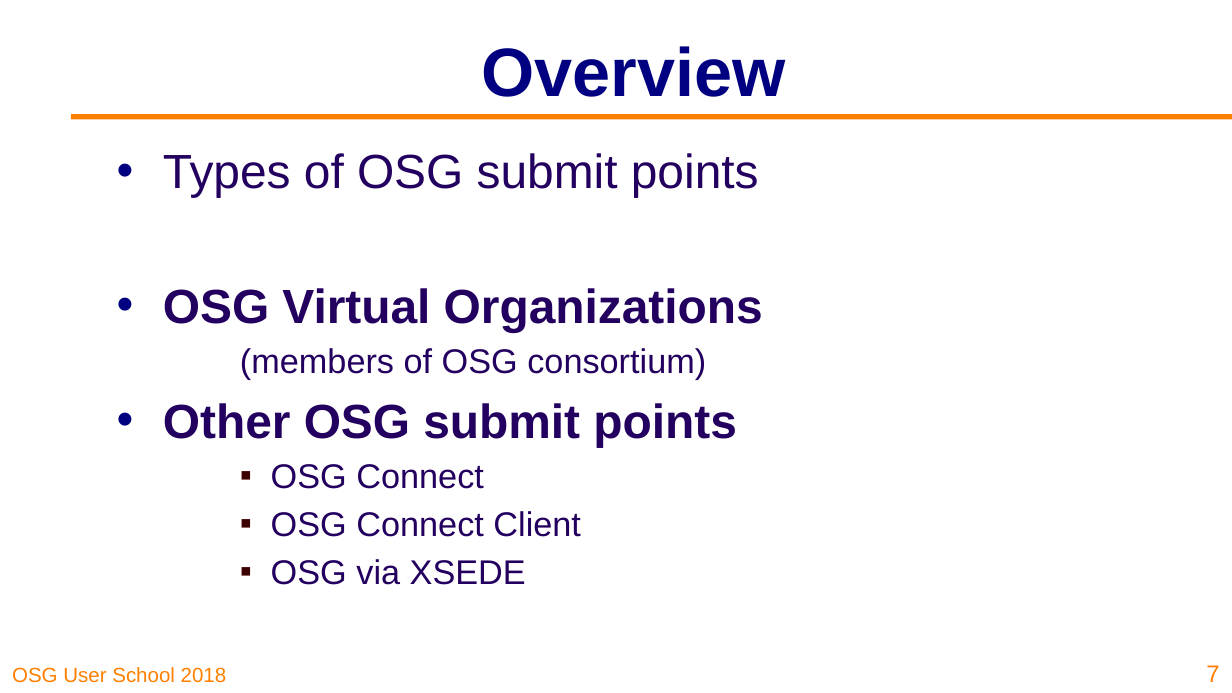
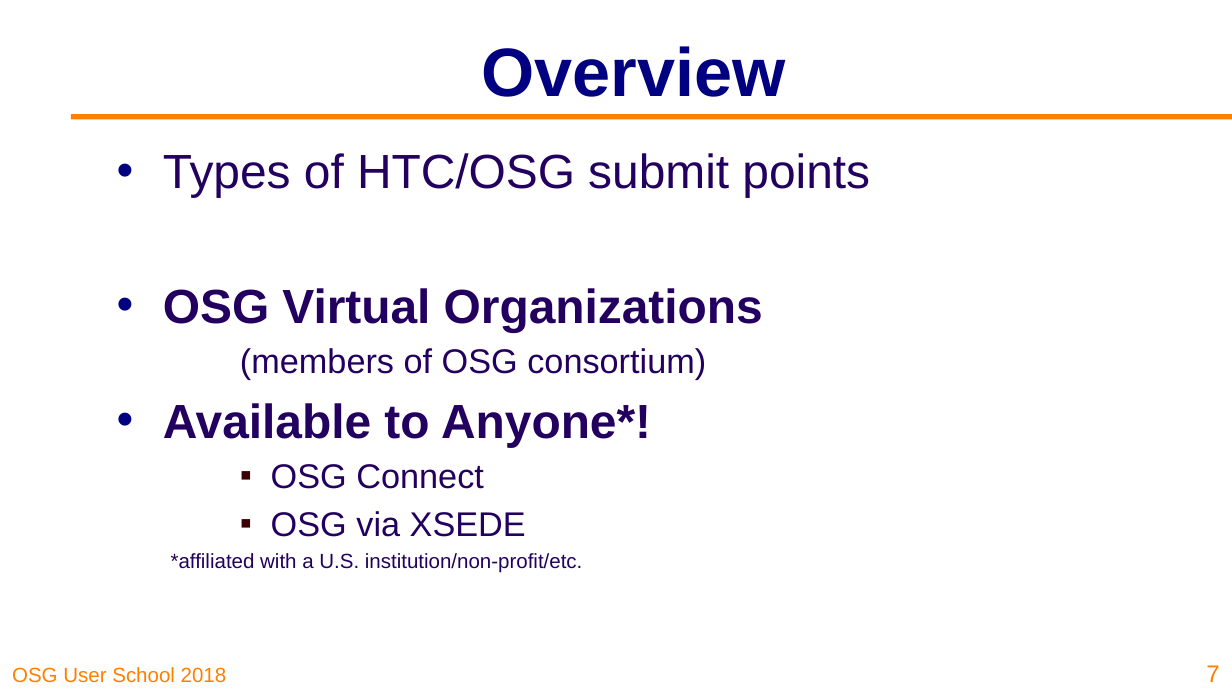
Before and after one commit to osg-htc/user-school-2018, a slide deck: slide 7 of docs/materials/day2/files/osgus18-day2-part5-ways-to-connect.pptx. Drawn at 1232x693 pixels with LibreOffice and Linux fonts; fonts in the diff are those of the drawing; background and template pictures are left out. Boxes give left, top, right and bottom in pixels: in the first picture for what was removed or moved away, otherwise in the second. Text is boxed around its words. In the diff, an @@ line names an element or a change of style, - is before the commit and + after.

```diff
--- a/docs/materials/day2/files/osgus18-day2-part5-ways-to-connect.pptx
+++ b/docs/materials/day2/files/osgus18-day2-part5-ways-to-connect.pptx
@@ text at [163, 153, 870, 197]: text changed @@
-• Types of OSG submit points
+• Types of HTC/OSG submit points
@@ text at [163, 403, 651, 447]: text changed @@
-• Other OSG submit points
+• Available to Anyone*!
@@ text at [271, 511, 581, 537]: paragraph removed @@
-    ▪ OSG Connect Client
@@ text at [171, 553, 583, 573]: paragraph added @@
+  *affiliated with a U.S. institution/non-profit/etc.
```
Also in this commit, not shown: 4 other slides changed, 1 other file.
